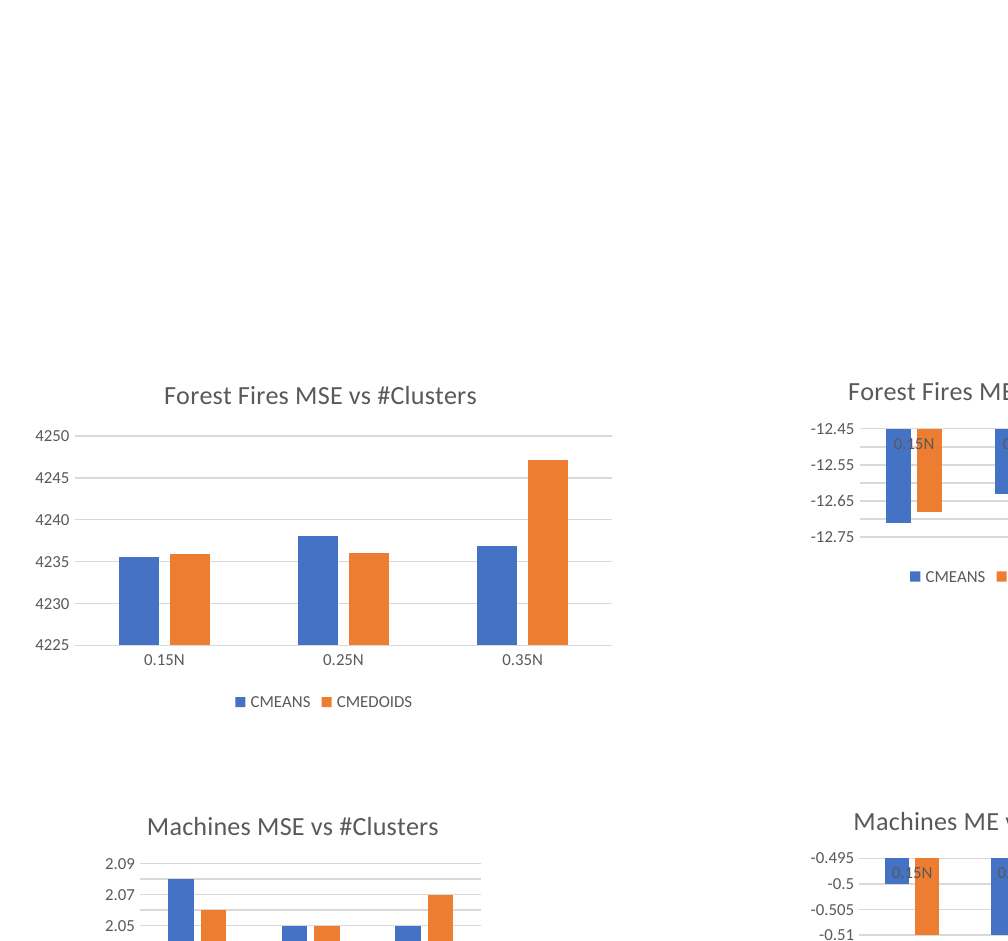
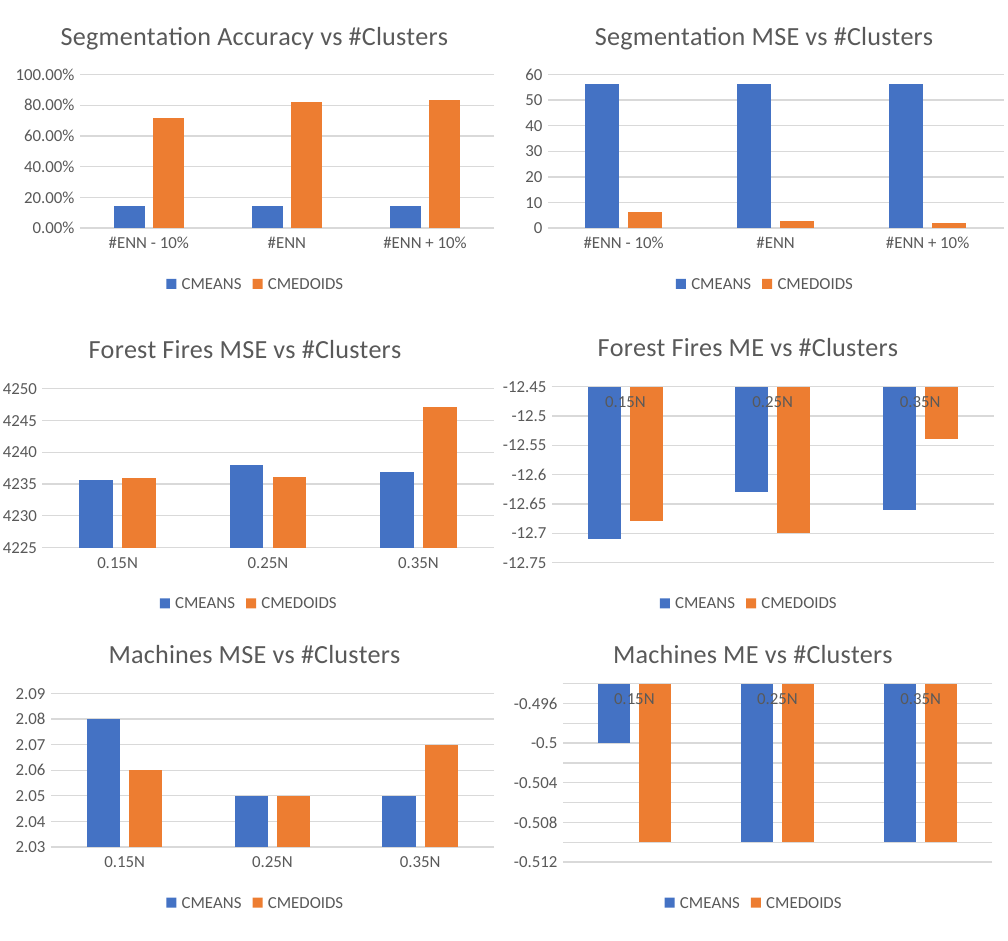
Before and after one commit to nathanstouffer/machine-learning, a slide deck: slide 1 of NearestNeighbor/Report/graphs2.pptx. Drawn at 1008x941 pixels with LibreOffice and Linux fonts; fonts in the diff are those of the drawing. Boxes give left, top, right and bottom in pixels: in the first picture for what was removed or moved away, otherwise in the second. Text is boxed around its words. In the diff, an @@ line names an element or a change of style, - is before the commit and + after.

```diff
--- a/NearestNeighbor/Report/graphs2.pptx
+++ b/NearestNeighbor/Report/graphs2.pptx
@@ column chart added at <box>5,0,504,298</box> @@
+title "Segmentation Accuracy vs #Clusters "
+categories: #ENN - 10%, #ENN, #ENN + 10%
+CMEANS: 0.14, 0.14, 0.14
+CMEDOIDS: 0.72, 0.82, 0.83
@@ column chart added at <box>515,0,1008,298</box> @@
+title "Segmentation MSE vs #Clusters "
+categories: #ENN - 10%, #ENN, #ENN + 10%
+CMEANS: 56, 56, 56
+CMEDOIDS: 6, 3, 2
@@ column chart: place and size @@
-column chart at <box>23,356,624,716</box>
+column chart at <box>0,312,504,618</box>
@@ column chart: place and size @@
-column chart at <box>802,356,1008,591</box>
+column chart at <box>493,312,1004,618</box>
@@ column chart: place and size @@
-column chart at <box>97,792,488,941</box>
+column chart at <box>5,618,504,917</box>
@@ column chart: place and size @@
-column chart at <box>802,786,1008,941</box>
+column chart at <box>504,618,1003,917</box>
```
Also in this commit, not shown: 3 other files.
